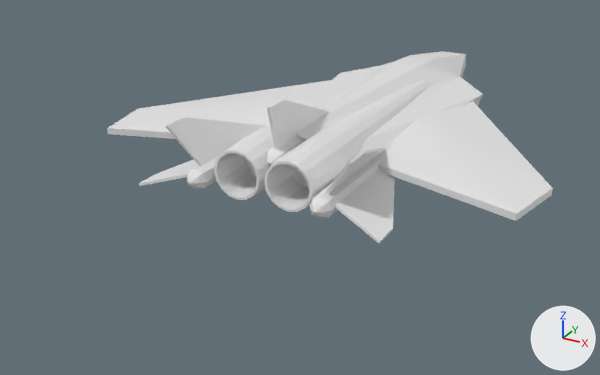
An edit to the OBJ model assets/models/a5.obj, drawn before and after from the same camera.
Camera for both pictures: a 50 mm camera at (9.99, -21.22, 8.52) aimed at (-0.46, -2.22, -0.98). Arrows for +X, +Y and +Z are at lower right; the lights stay in place. Where no turn or scale is listed for an object, it has been applied to the vertices.

Objects in the first picture: 'hull'.
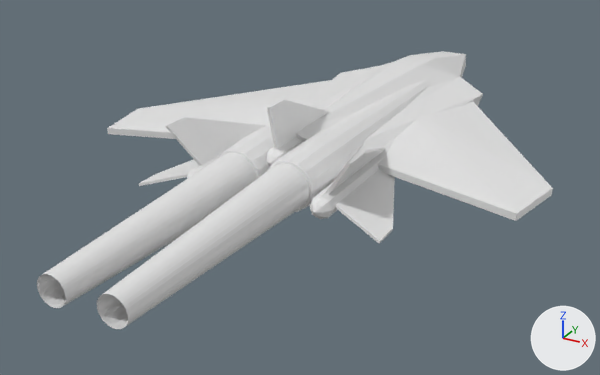
Pixel boxes [x1, y1, x2, y2] of what changed, in the pictures (600 x 375 px):
'thruster', added: after [37, 153, 310, 329]

The change in detail:
Mesh me_thruster is new.
It has 194 vertices, 192 faces and spans x -1.35..1.35, y -11.5..-5.03, z -0.23..0.98.
Object 'thruster' (ob_thruster) is new; it shows me_thruster.
Its location is (0.0, 0.0, 0.0).
